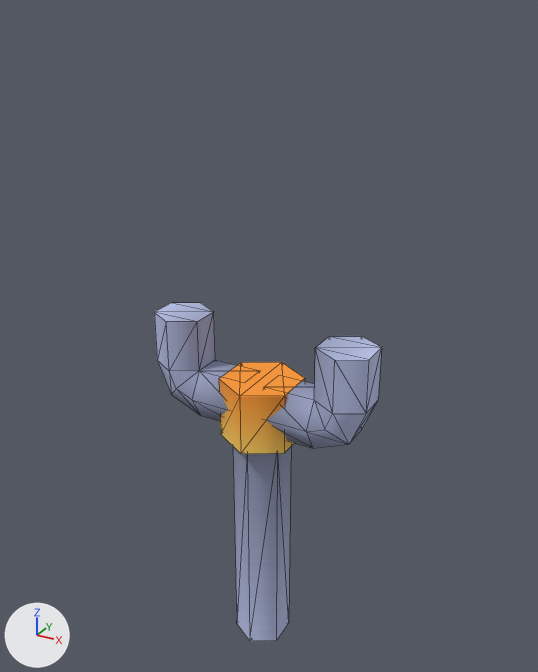
Before and after pictures for a commit that changed the glTF model models/arm.glb.
Both versions are drawn from a 50 mm camera at (1.53, -2.71, 3.09) aimed at (-0.01, 0.09, 1.69). Lighting does not change. The marker at lower left points along +X, +Y and +Z. Mesh edges are drawn as thin lines. Where no turn or scale is listed for an object, it has been applied to the vertices. Vertices at the same position are counted once.

Objects in the first picture: 'pipe-bend-l', 'pipe-bend-r', 'pipe-end-colored'.
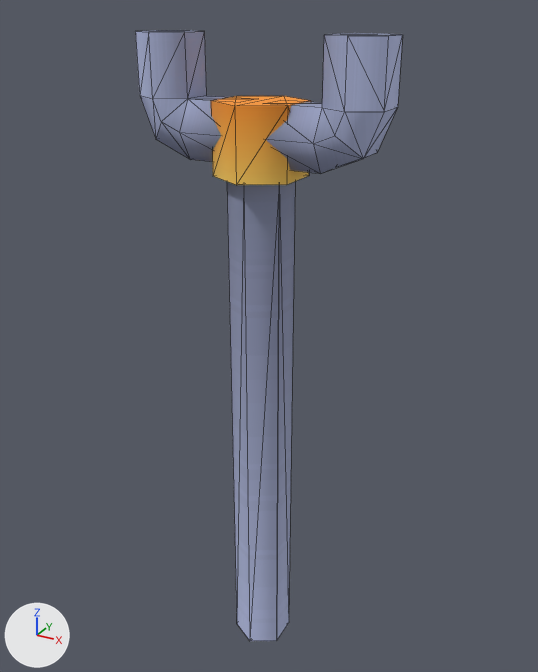
Commit message: adjust arm model

Patch to the scene script:
```diff
--- a/models/arm.glb.py
+++ b/models/arm.glb.py
@@ me_pipe_end_colored @@
 # used by ob_pipe_end_colored; location = (0.0, 0.0, 1.505)
-me_pipe_end_colored.from_pydata(...)  # 24 vertices, 36 faces; spans x -0.17..0.17, y -0.2..0.2, z -1.5..0.0
+me_pipe_end_colored.from_pydata(...)  # 36 vertices, 36 faces; spans x -0.17..0.17, y -0.2..0.2, z -2.75..0.0
+# me_pipe_end_colored part 1
+# 6 vertices are removed from x -0.12..0.12, y -0.14..0.14, z -1.5
+# 16 faces are deleted
+# 6 vertices are added at (0.12, -0.07, -2.75), (0.12, 0.07, -2.75), (0.0, -0.14, -2.75), (0.0, 0.14, -2.75), (-0.12, -0.07, -2.75), (-0.12, 0.07, -2.75)
+# 7 new vertices lie (0.0, 0.0, -2.44) away from vertices in x -0.12..0.12, y -0.14..0.14, z -0.3
+# 5 new vertices lie (0.0, 0.0, -2.45) away from vertices in x -0.12..0.12, y -0.07..0.14, z -0.3
+# 16 new faces join them
 me_pipe_end_colored.materials.append(mat_colormap_003)
@@ ob_pipe_bend_l @@
 ob_pipe_bend_l = bpy.data.objects.new('pipe-bend-l', me_pipe_bend_001)
-ob_pipe_bend_l.location = (-0.05, 0.0, 1.38)
+ob_pipe_bend_l.location = (-0.05, 0.0, 2.624)
@@ ob_pipe_bend_r @@
 ob_pipe_bend_r = bpy.data.objects.new('pipe-bend-r', me_pipe_bend)
-ob_pipe_bend_r.location = (0.05, 0.0, 1.38)
+ob_pipe_bend_r.location = (0.05, 0.0, 2.624)
@@ ob_pipe_end_colored @@
 ob_pipe_end_colored = bpy.data.objects.new('pipe-end-colored', me_pipe_end_colored)
-ob_pipe_end_colored.location = (0.0, 0.0, 1.505)
+ob_pipe_end_colored.location = (0.0, 0.0, 2.749)
```

Where the change shows, as pixel boxes (x1, y1, x2, y2) in the pictures (538 x 672 px; the box of a moved part takes in the faces that stretch with it):
'pipe-end-colored', reshaped, moved (16% wider, 95% taller): before (219, 362, 305, 641); after (211, 96, 311, 641)
'pipe-bend-r', moved: before (266, 336, 382, 448); after (265, 33, 403, 173)
'pipe-bend-l', moved: before (154, 303, 237, 421); after (135, 30, 229, 162)
part 1 of me_pipe_end_colored, moved or reshaped: before (233, 447, 291, 641); after (227, 182, 295, 641)
